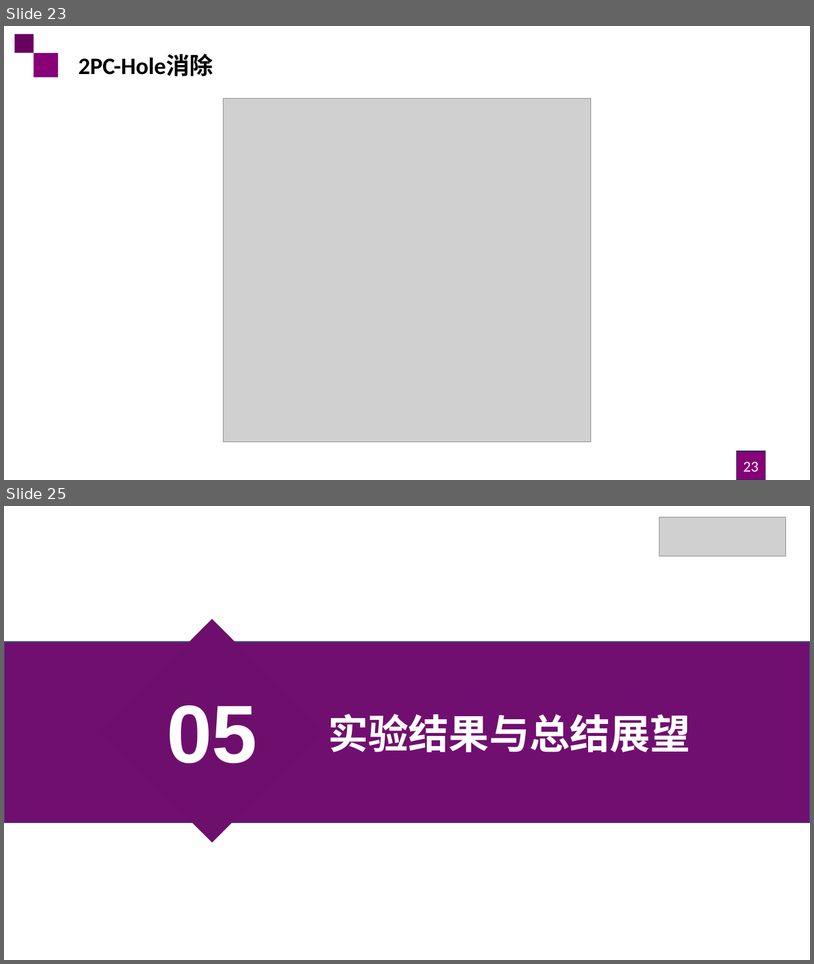
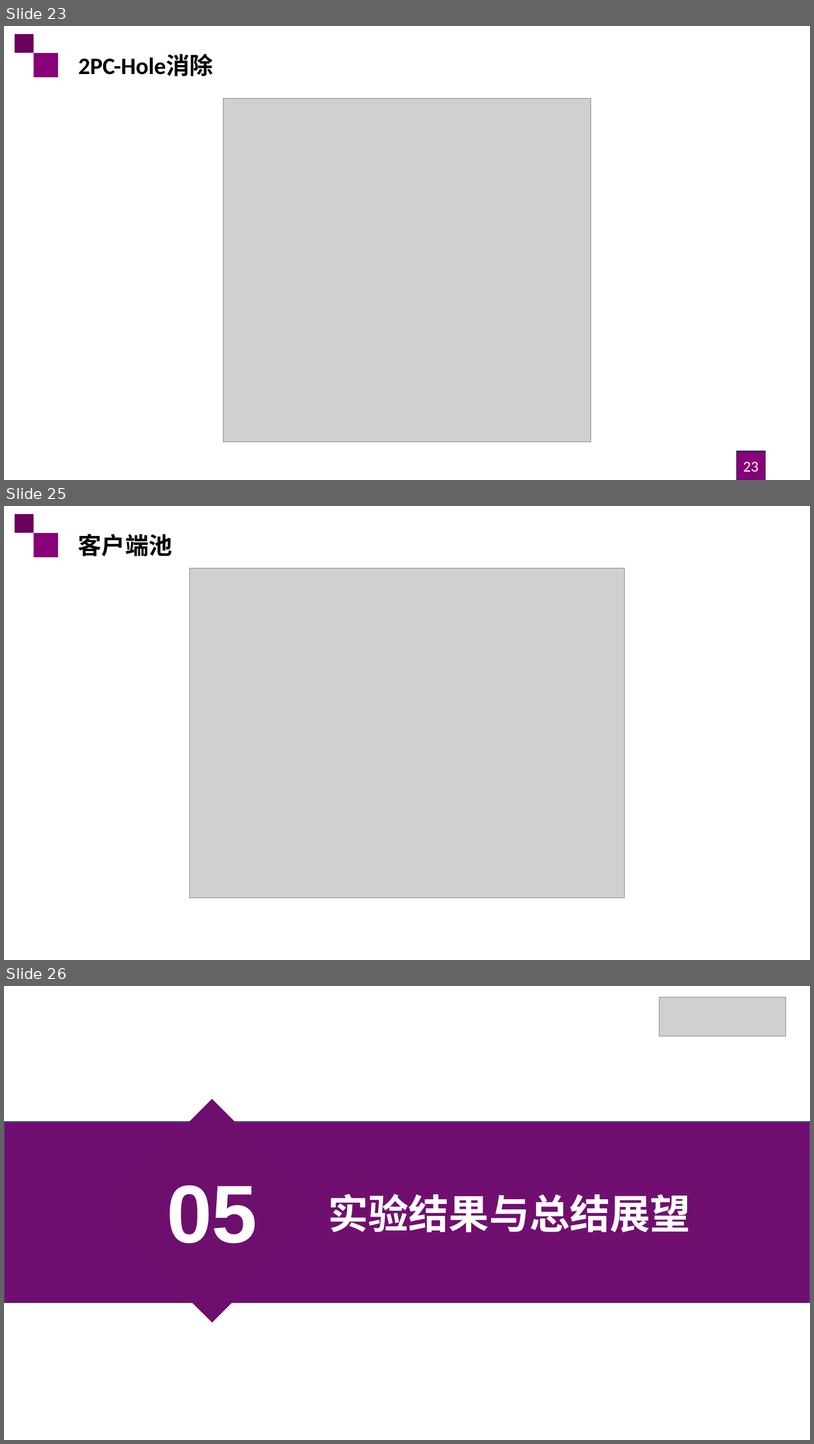
Before and after one commit to ZhangJihua0327/master-thesis, a slide deck: docs/522024320201_张继华_预答辩.pptx. Shown one above the other, each under a label of ours: slides 23 and 25 before the commit, slides 23, 25 and 26 after it; the slides between them are not shown. The pictures are 814x964 and 814x1444 pixels, drawn with LibreOffice and Linux fonts; fonts in the diff are those of the drawing; grey boxes stand for pictures; background and template pictures are left out. Boxes give left, top, right and bottom in pixels: in the first picture for what was removed or moved away, otherwise in the second. Text is boxed around its words. In the diff, an @@ line names an element or a change of style, - is before the commit and + after.

```diff
--- a/docs/522024320201_张继华_预答辩.pptx
+++ b/docs/522024320201_张继华_预答辩.pptx
@@ slide 25 added at bbox=[4, 506, 810, 960], background #FFFFFF; not listed: 2 template elements that a slide beside it also shows @@
@@ text added at bbox=[78, 534, 173, 556], 28 pt, text #000000, bold @@
+客户端池
@@ picture added at bbox=[190, 568, 625, 898] @@
@@ what was slide 25 is now slide 26 @@
```
Also in this commit, not shown: 1 slide changed, 9 other files.
